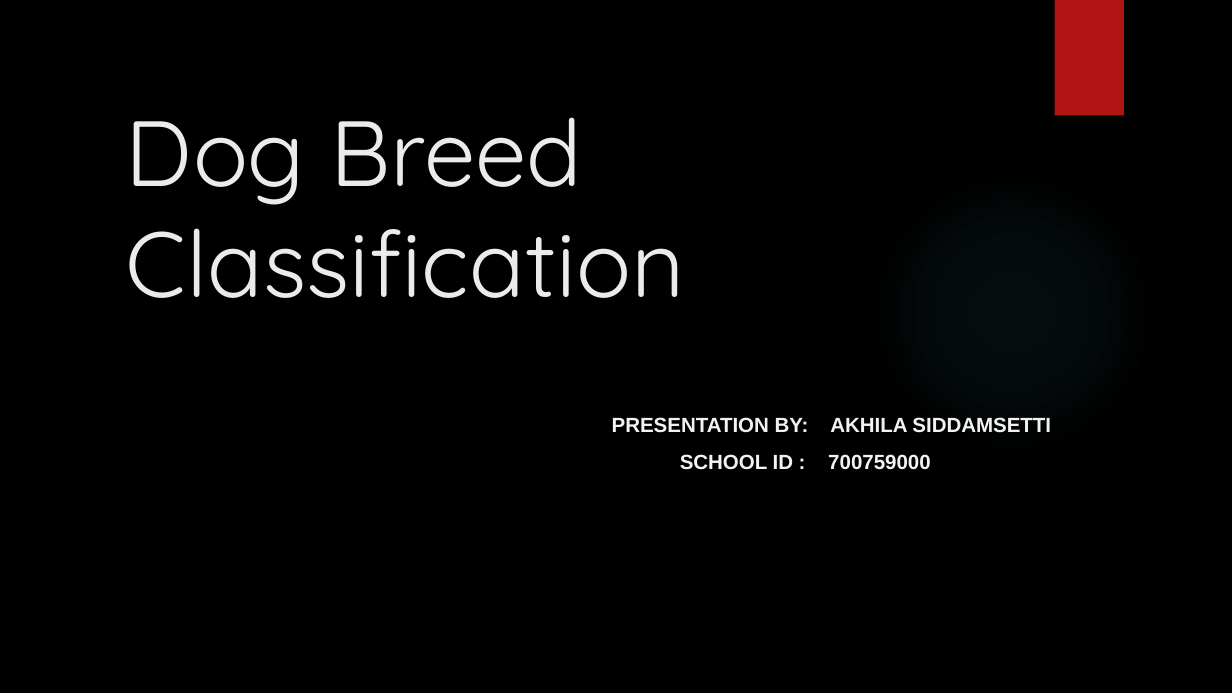
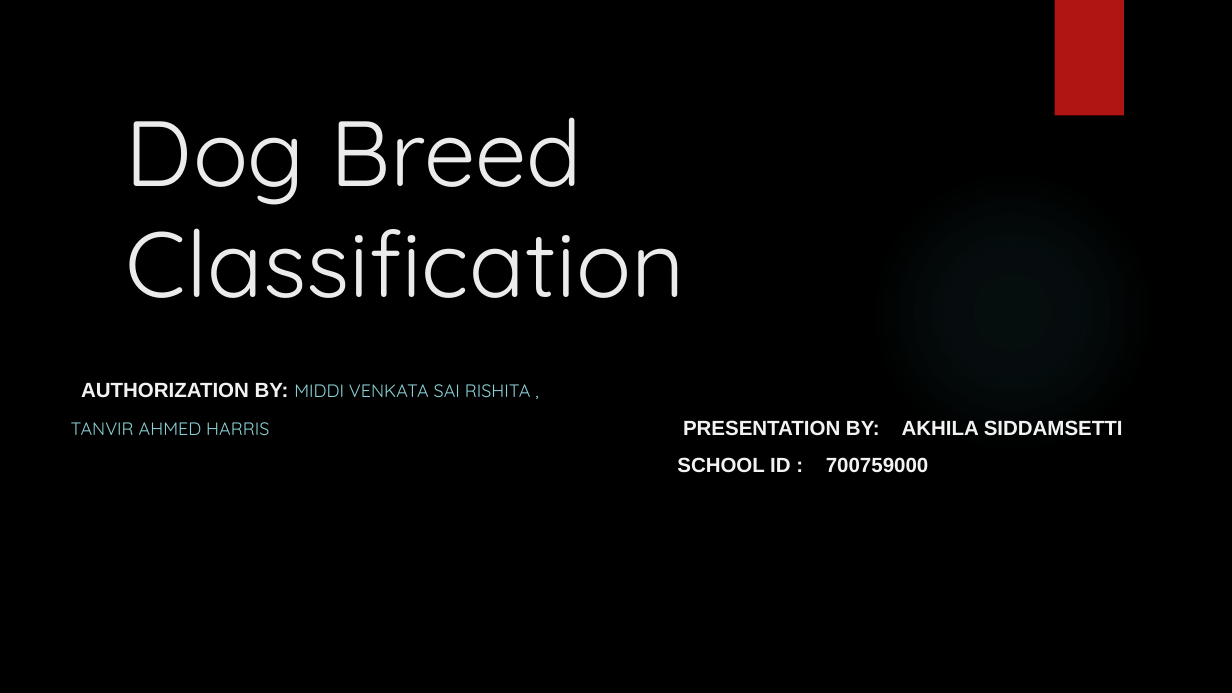
Before and after one commit to Akhilasiddamsetti/Journal_PPT, a slide deck: slide 1 of Dog_Breed_Classification-PPT.pptx. Drawn at 1232x693 pixels with LibreOffice and Linux fonts; fonts in the diff are those of the drawing; background and template pictures are left out. Boxes give left, top, right and bottom in pixels: in the first picture for what was removed or moved away, otherwise in the second. Text is boxed around its words. In the diff, an @@ line names an element or a change of style, - is before the commit and + after.

```diff
--- a/Dog_Breed_Classification-PPT.pptx
+++ b/Dog_Breed_Classification-PPT.pptx
@@ subtitle "AUTHORIZATION BY: MIDDI VENKATA SAI ...": place and size @@
-subtitle "AUTHORIZATION BY: MIDDI VENKATA SAI ..." at bbox=[612, 417, 1051, 470]
+subtitle "AUTHORIZATION BY: MIDDI VENKATA SAI ..." at bbox=[71, 382, 1123, 473]
@@ subtitle at bbox=[71, 382, 1123, 436]: text changed @@
-PRESENTATION BY: AKHILA SIDDAMSETTI
+AUTHORIZATION BY: MIDDI VENKATA SAI RISHITA ,
+TANVIR AHMED HARRIS PRESENTATION BY: AKHILA SIDDAMSETTI
```
